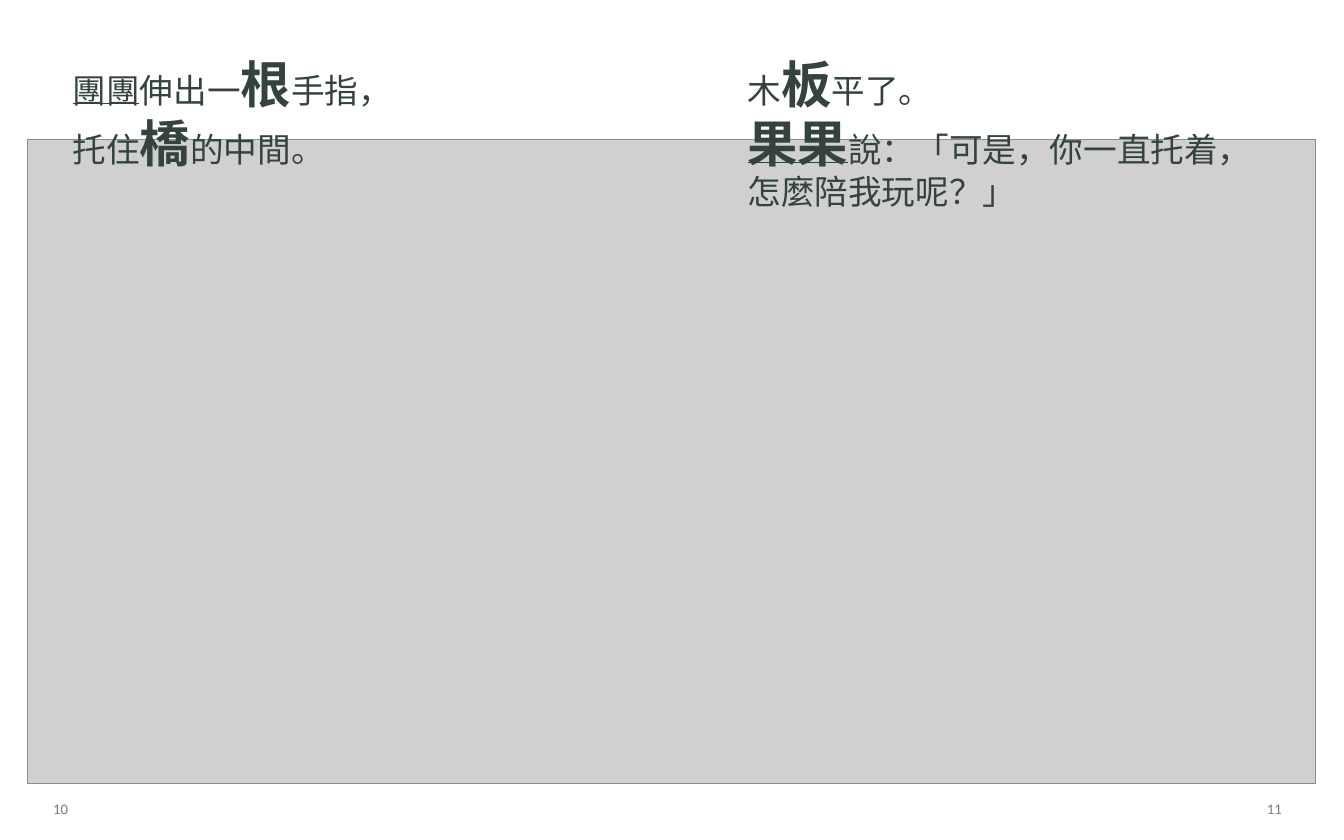
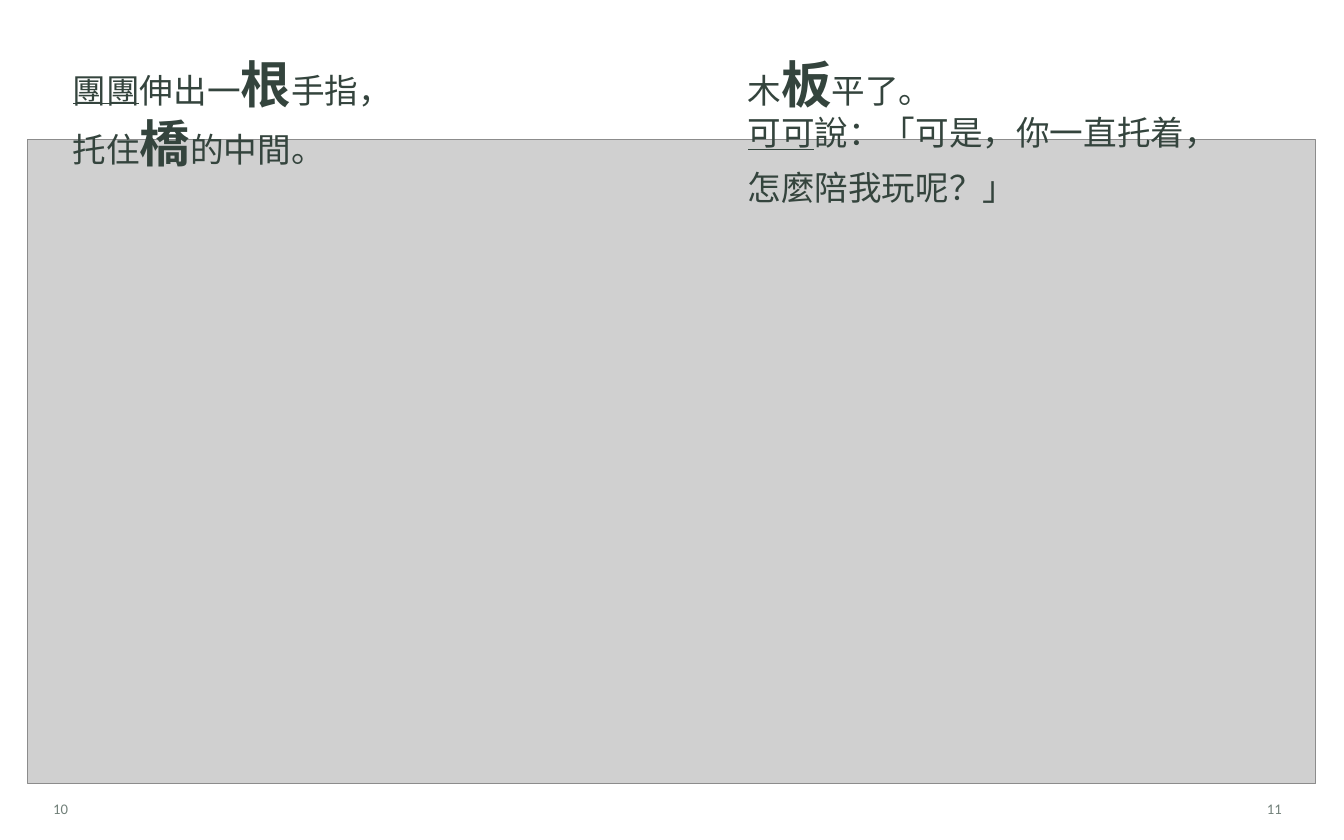
Before and after one commit to angusQAQ/audio-book, a slide deck: slide 7 of books/little-wooden-bridge/exports/小木橋，通車了！_可編輯排版.pptx. Drawn at 1344x840 pixels with LibreOffice and Linux fonts; fonts in the diff are those of the drawing; grey boxes stand for pictures. Boxes give left, top, right and bottom in pixels: in the first picture for what was removed or moved away, otherwise in the second. Text is boxed around its words. In the diff, an @@ line names an element or a change of style, - is before the commit and + after.

```diff
--- a/books/little-wooden-bridge/exports/小木橋，通車了！_可編輯排版.pptx
+++ b/books/little-wooden-bridge/exports/小木橋，通車了！_可編輯排版.pptx
@@ text at bbox=[748, 111, 1218, 150]: text changed @@
-果果說：「可是，你一直托着，
+可可說：「可是，你一直托着，
@@ line moved from (748, 162) - (848, 162) to (748, 149) - (815, 149) @@
@@ text "怎麼陪我玩呢？」": place and size @@
-text "怎麼陪我玩呢？」" at bbox=[748, 175, 1017, 207]
+text "怎麼陪我玩呢？」" at bbox=[748, 171, 1017, 203]
```
Also in this commit, not shown: 8 other slides changed, 56 other files.
